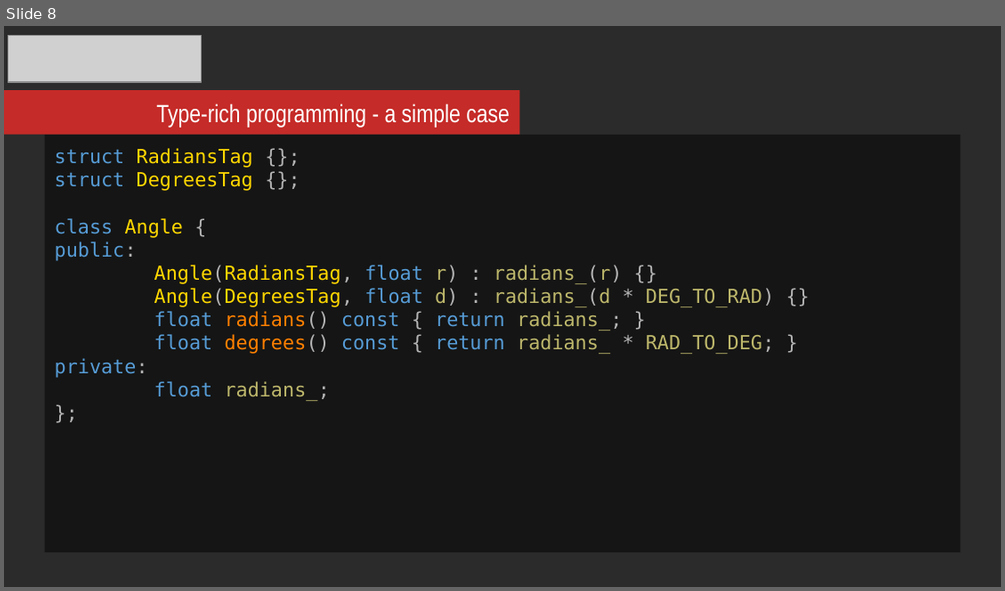
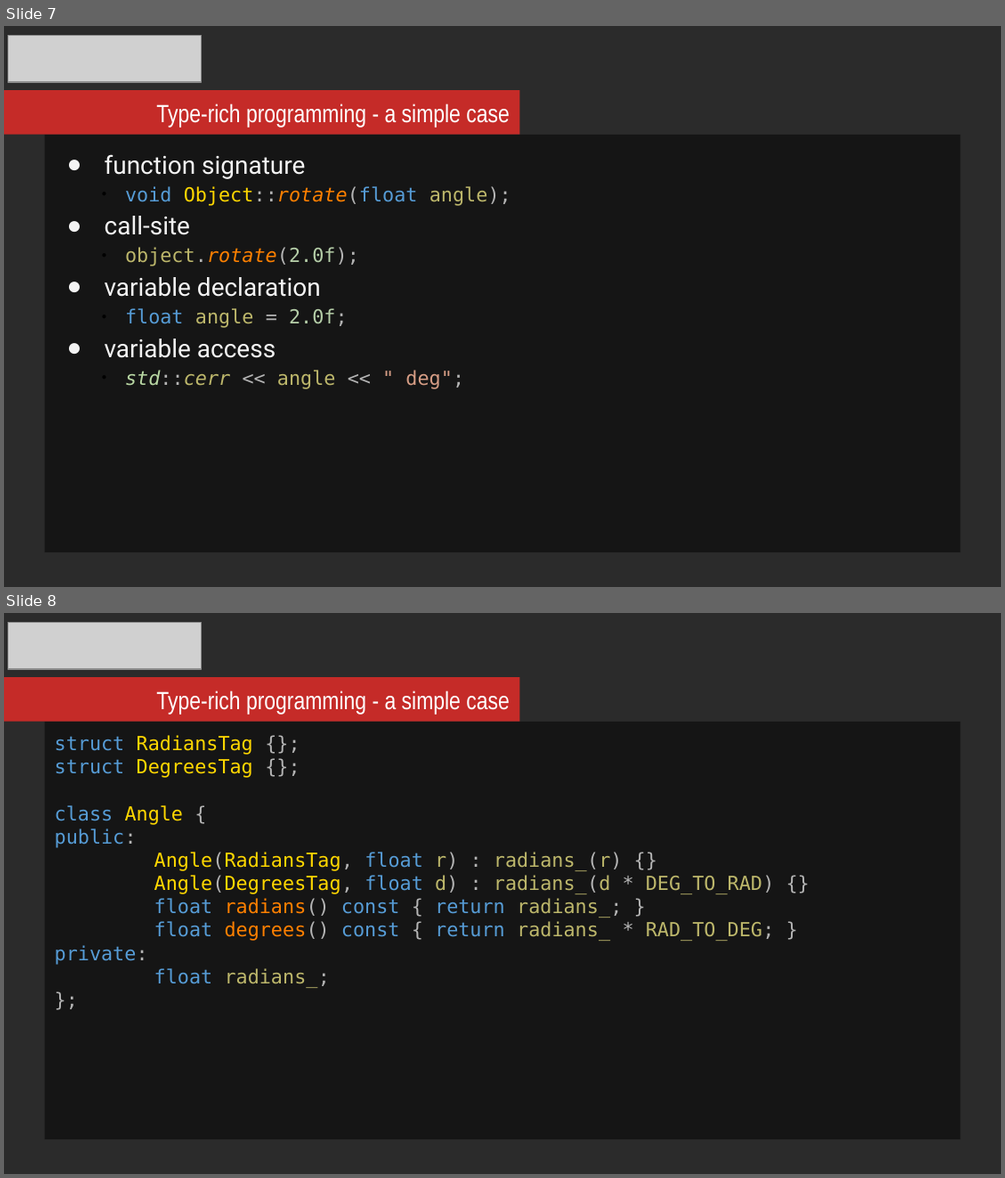
Before and after one commit to mikosz/type-safety, a slide deck: ask-not-what-you-can-do-for-the-compiler.odp. Shown one above the other, each under a label of ours: slide 8 before the commit, slides 7 and 8 after it. The pictures are 1005x591 and 1005x1178 pixels, drawn with LibreOffice and Linux fonts; fonts in the diff are those of the drawing; grey boxes stand for pictures; background and template pictures are left out; a plain dark background stands for a picture behind light text. Boxes give left, top, right and bottom in pixels: in the first picture for what was removed or moved away, otherwise in the second. Text is boxed around its words. In the diff, an @@ line names an element or a change of style, - is before the commit and + after.

```diff
--- a/ask-not-what-you-can-do-for-the-compiler.odp
+++ b/ask-not-what-you-can-do-for-the-compiler.odp
@@ slide 7 added at box(4, 26, 1001, 587), background picture (left out) @@
@@ picture added at box(8, 35, 202, 82) @@
@@ rectangle added at box(4, 90, 519, 134), fill #C52B28 @@
@@ text added at box(156, 103, 509, 127), 18 pt, text #FFFFFF @@
+Type-rich programming - a simple case
@@ rectangle added at box(45, 135, 960, 552), fill #000000 at 51% opacity, 14 pt, text #F3F3F3 @@
+● function signature
+    ● void Object::rotate(float angle);
+● call-site
+    ● object.rotate(2.0f);
+● variable declaration
+    ● float angle = 2.0f;
+● variable access
+    ● std::cerr << angle << " deg";
```
Also in this commit, not shown: 2 slides changed, 5 other slides added.
